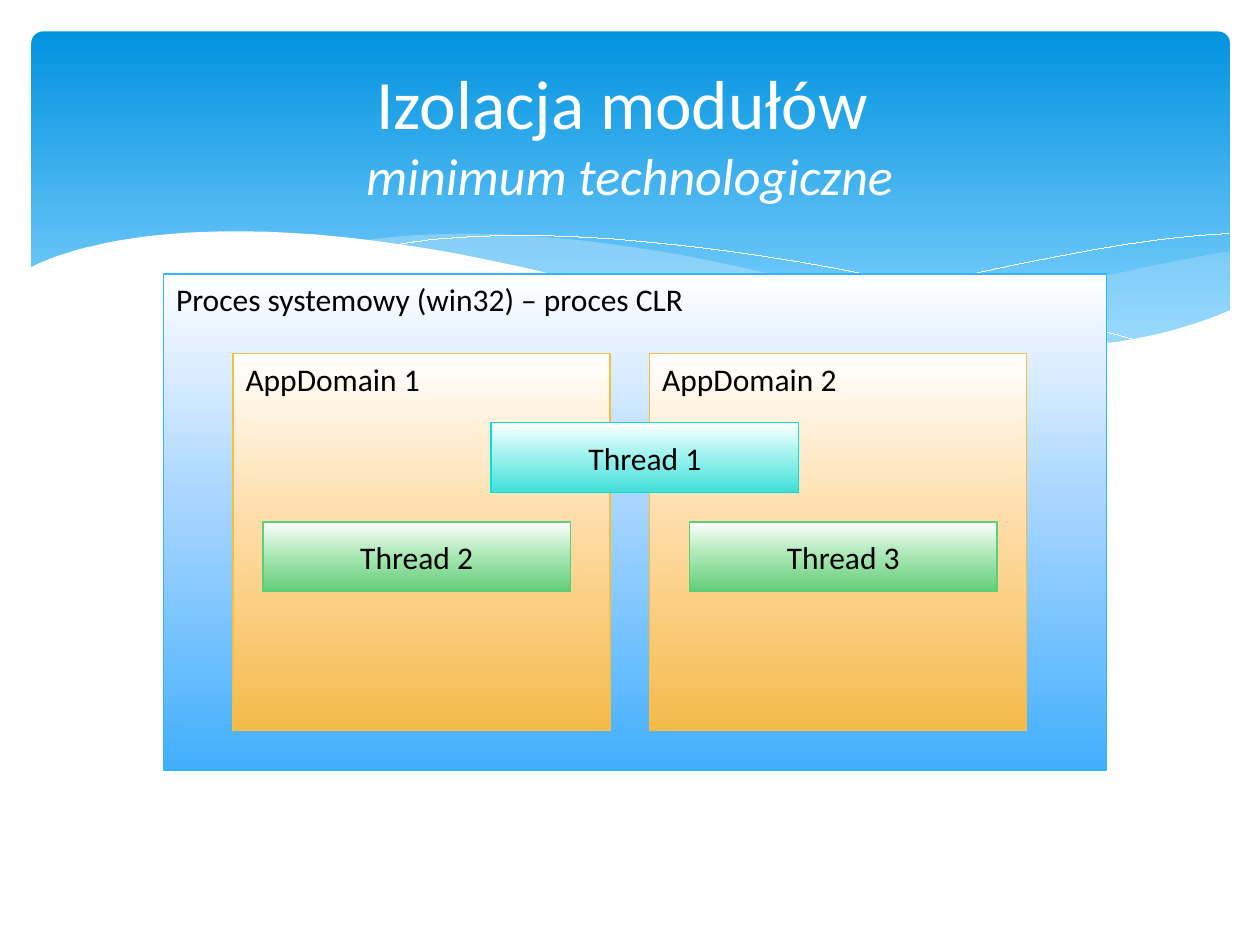
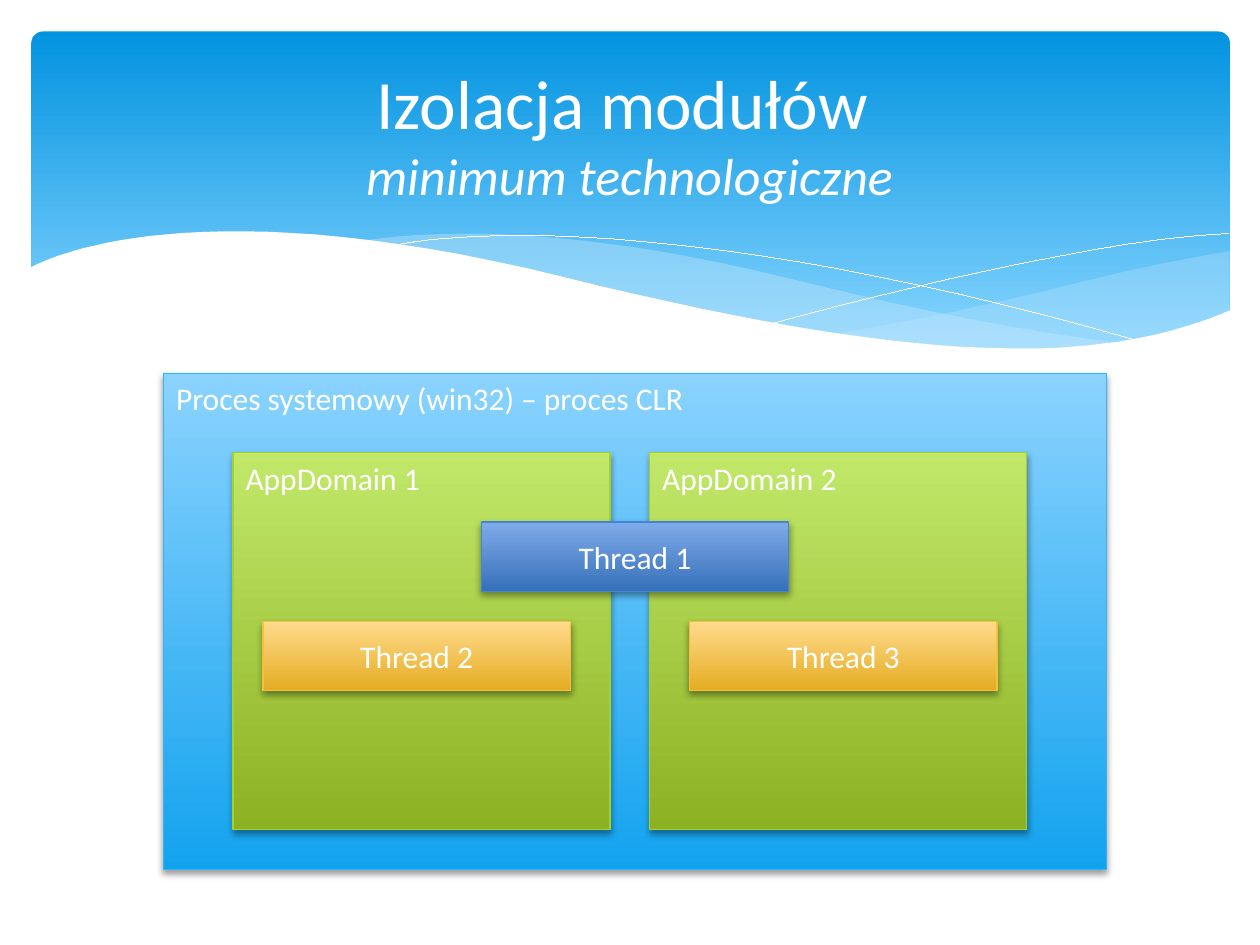
Before and after one commit to psla/Nomad, a slide deck: slide 63 of DiplomaSeminar/Presentation/Nomad.pptx (slide 61 before the commit). Drawn at 1260x945 pixels with LibreOffice and Linux fonts; fonts in the diff are those of the drawing. Boxes give left, top, right and bottom in pixels: in the first picture for what was removed or moved away, otherwise in the second. Text is boxed around its words. In the diff, an @@ line names an element or a change of style, - is before the commit and + after.

```diff
--- a/DiplomaSeminar/Presentation/Nomad.pptx
+++ b/DiplomaSeminar/Presentation/Nomad.pptx
@@ rectangle "Proces systemowy (win32) – proces ..." at (164,373,1106,869): text colour #000000 to #FFFFFF; fill gradient #FFFFFF to #ACD7FF to #42B0FD to gradient #8CD3FF to #14A2EF; shadow on @@
@@ rectangle "AppDomain 1" at (233,452,610,829): text colour #000000 to #FFFFFF; fill gradient #FFFFFF to #FFDDAA to #F4BB4A to gradient #C3E86A to #8DB222; outline #F5C040 0.75 pt to #A5D028 0.75 pt; shadow on @@
@@ rectangle "AppDomain 2" at (650,452,1027,829): text colour #000000 to #FFFFFF; fill gradient #FFFFFF to #FFDDAA to #F4BB4A to gradient #C3E86A to #8DB222; outline #F5C040 0.75 pt to #A5D028 0.75 pt; shadow on @@
@@ rectangle "Thread 1": place and size @@
-rectangle "Thread 1" at (491,423,799,493)
+rectangle "Thread 1" at (481,522,789,591)
@@ rectangle "Thread 1" at (481,522,789,591): text colour #000000 to #FFFFFF; fill gradient #FFFFFF to #A5F4F0 to #42DFD9 to gradient #80ACEA to #3570BA; outline #05E0DB 0.75 pt to #4584D3 0.75 pt; shadow on @@
@@ rectangle "Thread 2" at (263,621,571,690): text colour #000000 to #FFFFFF; fill gradient #FFFFFF to #B1E9BB to #61CD78 to gradient #FFDB8E to #E6AD22; outline #5BD078 0.75 pt to #F5C040 0.75 pt; shadow on @@
@@ 5 rectangles: place and size @@
-5 rectangles at (164,275,1106,771)
+5 rectangles at (164,373,1106,869)
@@ rectangle "Thread 3" at (689,621,997,690): text colour #000000 to #FFFFFF; fill gradient #FFFFFF to #B1E9BB to #61CD78 to gradient #FFDB8E to #E6AD22; outline #5BD078 0.75 pt to #F5C040 0.75 pt; shadow on @@
```
Also in this commit, not shown: 21 other slides changed, 5 slides added, 4 slides removed, 3 other files.
